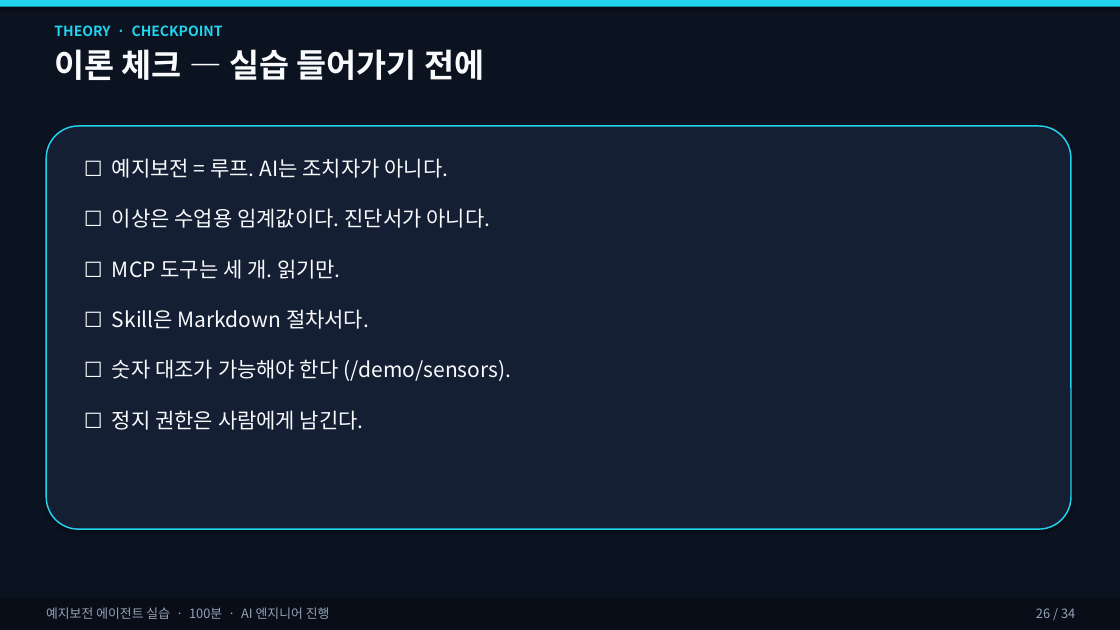
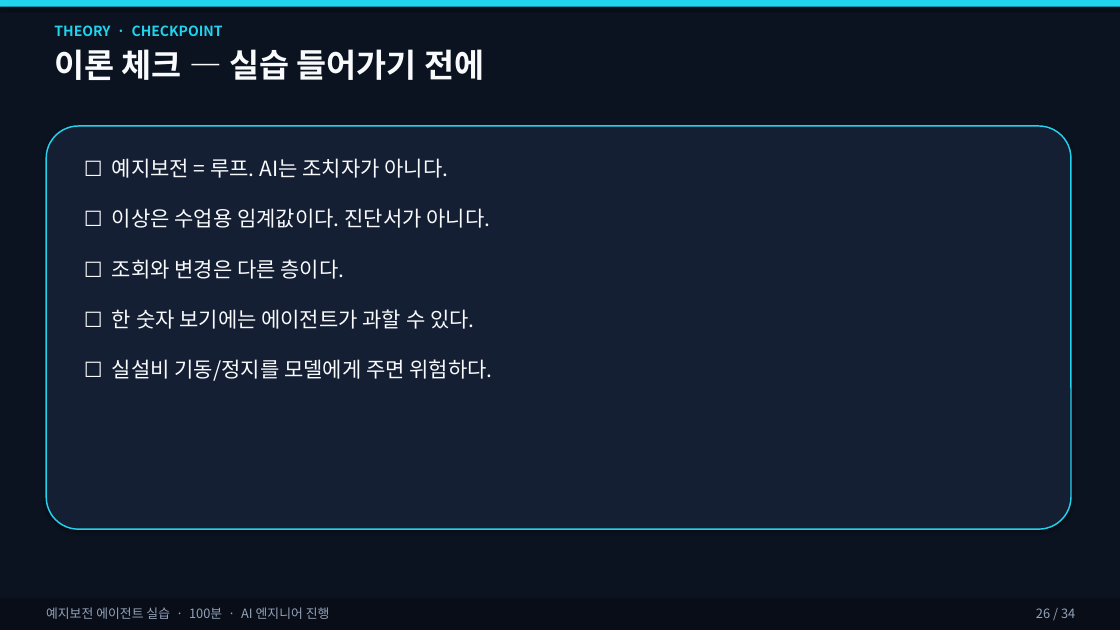
Before and after one commit to ZeroAct/sensor-agent-tutorial, a slide deck: slide 26 of slides/예지보전_에이전트_실습.pptx. Drawn at 1120x630 pixels with LibreOffice and Linux fonts; fonts in the diff are those of the drawing. Boxes give left, top, right and bottom in pixels: in the first picture for what was removed or moved away, otherwise in the second. Text is boxed around its words. In the diff, an @@ line names an element or a change of style, - is before the commit and + after.

```diff
--- a/slides/예지보전_에이전트_실습.pptx
+++ b/slides/예지보전_에이전트_실습.pptx
@@ text at (112,158,493,381): text changed @@
-☐ 예지보전 = 루프. AI는 조치자가 아니다.
-☐ 이상은 수업용 임계값이다. 진단서가 아니다.
-☐ MCP 도구는 세 개. 읽기만.
-☐ Skill은 Markdown 절차서다.
-☐ 숫자 대조가 가능해야 한다 (/demo/sensors).
-☐ 정지 권한은 사람에게 남긴다.
+☐ 예지보전 = 루프. AI는 조치자가 아니다.
+☐ 이상은 수업용 임계값이다. 진단서가 아니다.
+☐ 조회와 변경은 다른 층이다.
+☐ 한 숫자 보기에는 에이전트가 과할 수 있다.
+☐ 실설비 기동/정지를 모델에게 주면 위험하다.
```
Also in this commit, not shown: 18 other slides changed, 30 other files.
